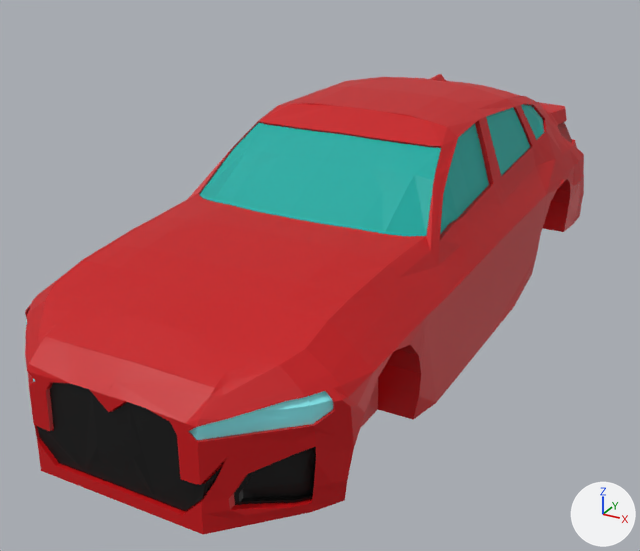
An edit to the Blender file Modelos 3D/BMW.blend, drawn before and after from the same camera.
Both versions are drawn from a 50 mm lens placed at (2.28, -3.06, 2.37), pointed at (-0.25, 1.54, 0.07). Lighting does not change. The marker at lower right points along +X, +Y and +Z.

In view in the first picture: 'Cubo'.
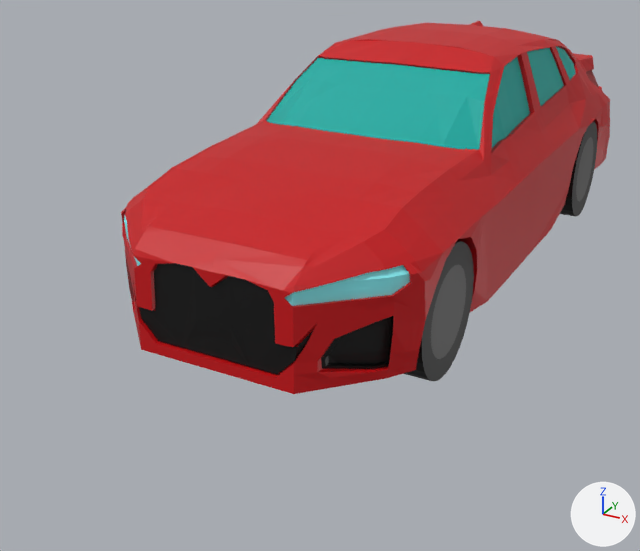
Boxes (x1, y1, x2, y2) around the edits, measured in the pictures (640 x 551 px):
'Cubo', moved
    before: (25, 74, 584, 534)
    after: (121, 21, 610, 394)
'Círculo.002', added
    after: (403, 241, 474, 381)
    faces in mat_material_006 (black #000000): (403, 241, 474, 381)
    faces in mat_material_009 (dark grey #666666): (431, 264, 466, 359)
'Círculo.001', added
    after: (560, 122, 597, 216)
    faces in mat_material_007 (black #000000): (560, 122, 597, 216)
    faces in mat_material_008 (dark grey #666666): (576, 137, 593, 201)

Edits to the bpy script that builds the scene:
```text
Add mat_material_008:
    mat_material_008 = principled_material('Material.008')
    mat_material_008.base_color = (0.134, 0.134, 0.134)  # dark grey #666666
    mat_material_008.metallic = 1.0
Add mat_material_007:
    mat_material_007 = principled_material('Material.007')
    mat_material_007.base_color = (0.0, 0.0, 0.0)  # black #000000
Add mat_material_006:
    mat_material_006 = principled_material('Material.006')
    mat_material_006.base_color = (0.0, 0.0, 0.0)  # black #000000
Add mat_material_009:
    mat_material_009 = principled_material('Material.009')
    mat_material_009.base_color = (0.134, 0.134, 0.134)  # dark grey #666666
    mat_material_009.metallic = 1.0
Add me_círculo_001:
    me_círculo_001.from_pydata(...)  # 128 vertices, 67 faces; spans x -1.56..1.56, y -1.56..1.56, z 0.0..1.04
    # faces by material slot: [66, 1]
    me_círculo_001.materials.append(mat_material_007)  # black #000000
    me_círculo_001.materials.append(mat_material_008)  # dark grey #666666
Add me_círculo_002:
    me_círculo_002.from_pydata(...)  # 128 vertices, 67 faces; spans x -1.56..1.56, y -1.56..1.56, z 0.0..1.04
    # faces by material slot: [66, 1]
    me_círculo_002.materials.append(mat_material_006)  # black #000000
    me_círculo_002.materials.append(mat_material_009)  # dark grey #666666
Change ob_cubo:
    ob_cubo.location: (0.0, 1.613, 0.57) -> (0.0, 2.358, 0.843)
Add ob_círculo_001:
    ob_círculo_001 = bpy.data.objects.new('Círculo.001', me_círculo_001)
    ob_círculo_001.location = (0.68, 3.692, 0.374)
    ob_círculo_001.rotation_euler = (1.571, 0.0, 1.571)  # degrees (90, 0, 90)
    ob_círculo_001.scale = (0.23, 0.235, 0.203)
    _m = ob_círculo_001.modifiers.new('Simetrizar', 'MIRROR')
    _m.mirror_object = ob_cubo
Add ob_círculo_002:
    ob_círculo_002 = bpy.data.objects.new('Círculo.002', me_círculo_002)
    ob_círculo_002.location = (0.676, 0.843, 0.374)
    ob_círculo_002.rotation_euler = (1.571, 0.0, 1.571)  # degrees (90, 0, 90)
    ob_círculo_002.scale = (0.23, 0.235, 0.203)
    _m = ob_círculo_002.modifiers.new('Simetrizar', 'MIRROR')
    _m.mirror_object = ob_cubo
```
